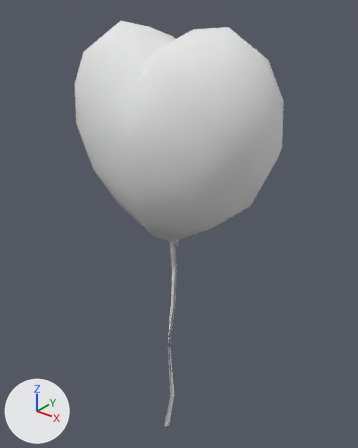
The FBX model BalloonGame/Assets/Design/3DModel/PRO/PRO_Item/HeartBalloon.fbx, before and after one commit.
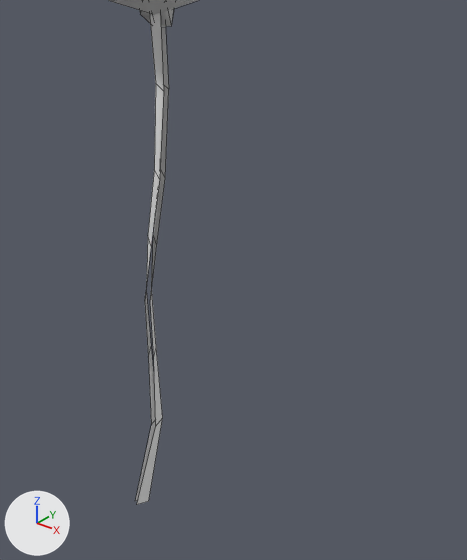
The first picture shows the older version from a 50 mm camera at (1.091, -1.318, 2.028) aimed at (-0.021, 0.071, 1.166). The close-ups show both versions on the part from 32% to 81% of the width and 53% to 100% of the height of that picture. Lighting does not change. The marker at lower left points along +X, +Y and +Z. The close-ups show mesh edges as thin lines. Where no turn or scale is listed for an object, it has been applied to the vertices.

Before the edit, the objects in view are built like this:
```python
me_mesh = bpy.data.meshes.new('Mesh')
me_mesh.from_pydata(...)  # 310 vertices, 306 faces; spans x -0.42..0.42, y -0.23..0.23, z 0.14..1.91
# faces by material slot: [178, 128]
me_mesh.materials.append(mat_mat_1)  # white #e7e7e7
me_mesh.materials.append(mat_mat_2)  # white #e7e7e7
ob_heartballoon = bpy.data.objects.new('HeartBalloon', me_mesh)
ob_heartballoon.location = (0.0, 0.0, 0.0)
```
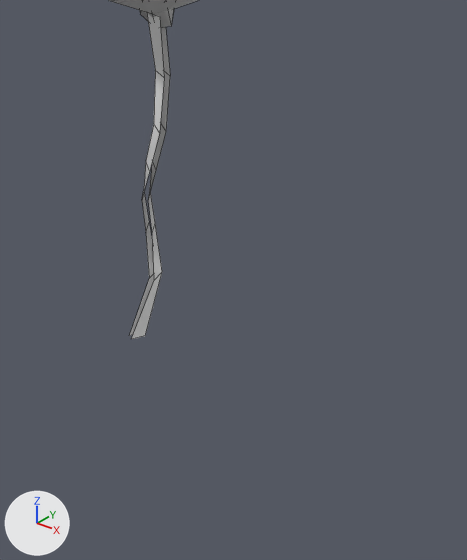
The newer file is also rescaled (x1.38), turned or shifted as a whole; pictures and numbers use the older file's frame.

Edits to the scene script, one JSON object a line:
```json
{"op": "add", "block": "mat_mat2", "code": ["mat_mat2 = principled_material('MAT2')", "mat_mat2.base_color = (0.8, 0.8, 0.8)  # white #e7e7e7", "mat_mat2.roughness = 0.2"]}
{"op": "add", "block": "mat_mat1", "code": ["mat_mat1 = principled_material('MAT1')", "mat_mat1.base_color = (0.8, 0.8, 0.8)  # white #e7e7e7", "mat_mat1.roughness = 0.2"]}
{"block": "me_mesh", "where": "me_mesh.from_pydata(...)  # 310 vertices, 306 faces; spans x -0.42..0.42, y -0.23..0.23, z 0.14..1.91"}
{"block": "me_mesh", "where": "# used by ob_heartballoon; location = (0.0, 0.0, 0.0)"}
{"op": "remove", "block": "me_mesh", "code": "me_mesh.materials.append(mat_mat_1)  # white #e7e7e7"}
{"op": "remove", "block": "me_mesh", "code": "me_mesh.materials.append(mat_mat_2)  # white #e7e7e7"}
{"block": "me_mesh", "change": "me_mesh part 1: the loose piece of 16 vertices spanning x -0.05..0.03, y -0.03..0.04, z 0.14..1.16 is scaled about its middle by (1.11, 1.11, 0.593), then moved by (0.0, 0.0, 0.17), in mat_mat1 (white #e7e7e7)"}
{"block": "me_mesh", "change": "me_mesh part 2: the loose piece of 16 vertices spanning x -0.04..0.04, y -0.03..0.05, z 0.14..1.16 is scaled about its middle by (1.11, 1.11, 0.593), then moved by (0.0, 0.0, 0.17), in mat_mat1 (white #e7e7e7)"}
{"op": "add", "block": "me_mesh", "code": "me_mesh.materials.append(mat_mat1)  # white #e7e7e7"}
{"op": "add", "block": "me_mesh", "code": "me_mesh.materials.append(mat_mat2)  # white #e7e7e7"}
```

What differs and where, as boxes (x1, y1, x2, y2) in the close-ups (467 x 560 px; the box of a moved part takes in the faces that stretch with it):
```json
{"object": "HeartBalloon", "change": "reshaped", "before": [109, 0, 198, 505], "after": [109, 0, 198, 339]}
{"part": 1, "of": "me_mesh", "change": "moved or reshaped", "before": [135, 13, 164, 501], "after": [129, 13, 164, 336]}
{"part": 2, "of": "me_mesh", "change": "moved or reshaped", "before": [137, 26, 169, 505], "after": [132, 27, 170, 339]}
```
